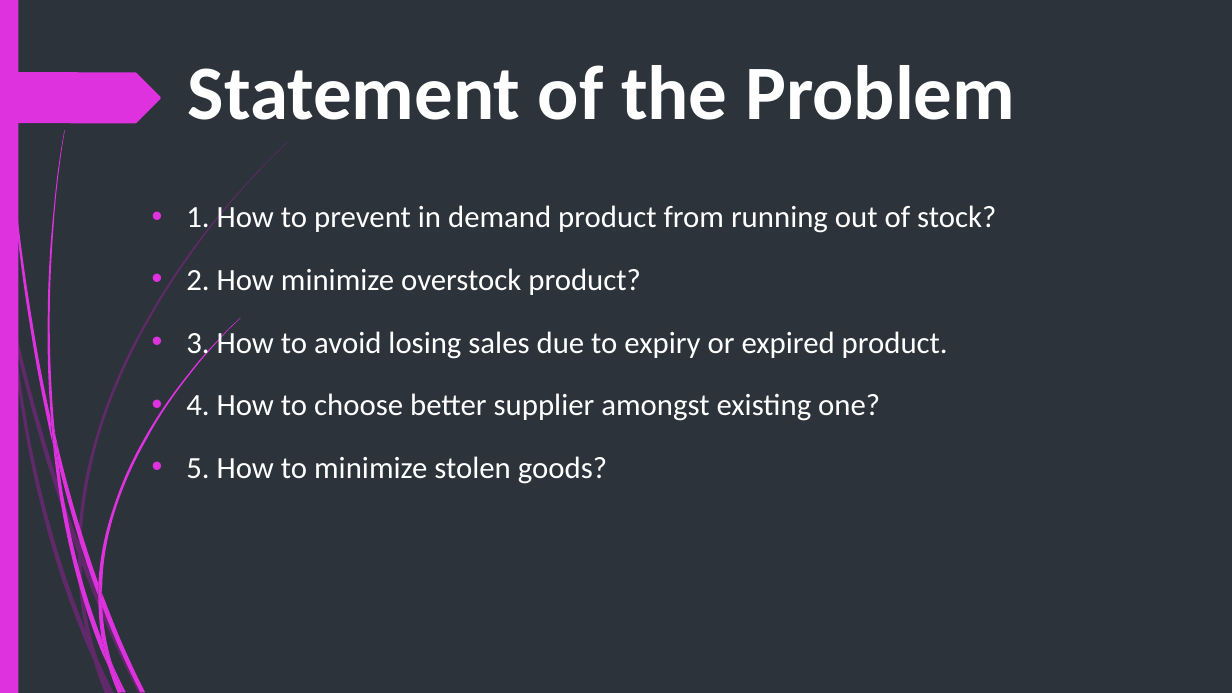
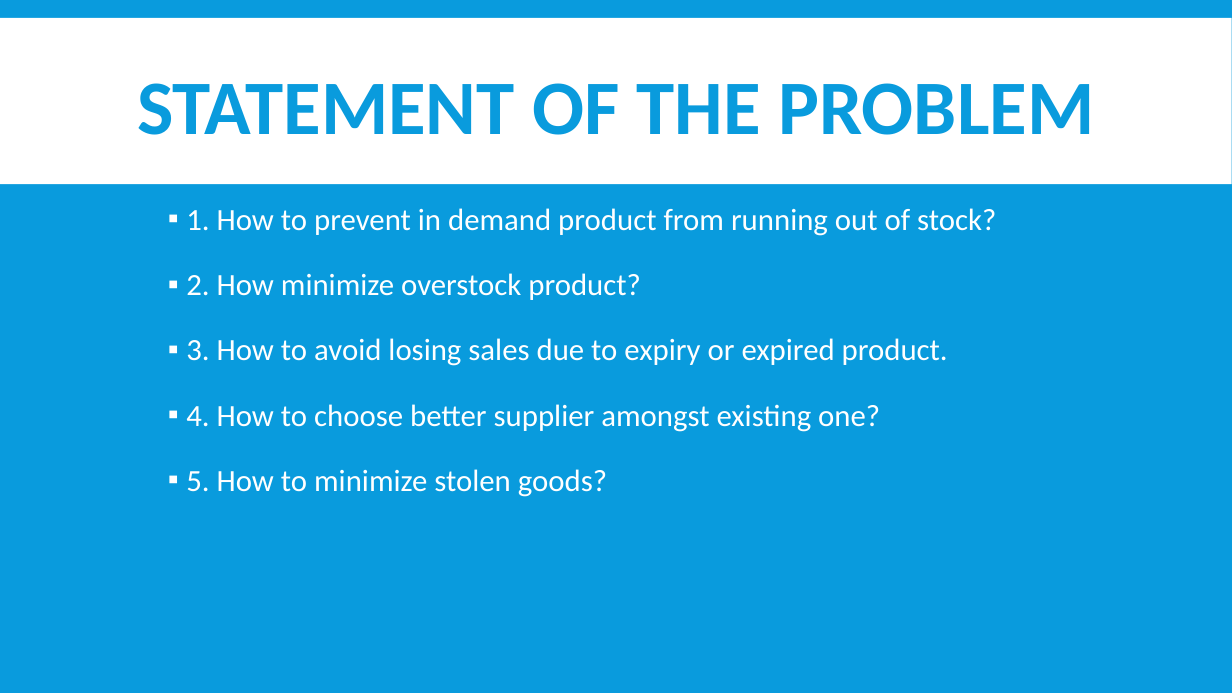
Before and after one commit to abcereno/miniproject1, a slide deck: slide 4 of MINI PROJECT 1 final.pptx. Drawn at 1232x693 pixels with LibreOffice and Linux fonts; fonts in the diff are those of the drawing. Boxes give left, top, right and bottom in pixels: in the first picture for what was removed or moved away, otherwise in the second. Text is boxed around its words. In the diff, an @@ line names an element or a change of style, - is before the commit and + after.

```diff
--- a/MINI PROJECT 1 final.pptx
+++ b/MINI PROJECT 1 final.pptx
@@ background #2C333A to #099BDD @@
@@ rectangle removed at [0, 0, 18, 693] @@
@@ rectangle added at [0, 18, 1232, 184], fill #FFFFFF @@
@@ title "STATEMENT OF THE PROBLEM" at [137, 83, 1094, 135]: vertical alignment top to middle @@
@@ freeform shape removed at [0, 72, 161, 123] @@
@@ title at [137, 83, 1094, 135]: text changed; text colour #FFFFFF to #099BDD @@
-Statement of the Problem
+STATEMENT OF THE PROBLEM
@@ text "1. How to prevent in ..." at [186, 208, 996, 497]: bullet • to ▪; more space between paragraphs; bullet colour #DE32DE to #FFFFFF @@
@@ group removed at [0, 141, 288, 693]: 10 freeform shapes @@
@@ group removed at [3, 0, 240, 693]: 12 freeform shapes @@
```
Also in this commit, not shown: 19 other slides changed, 2 slides added, 1 slide removed.
